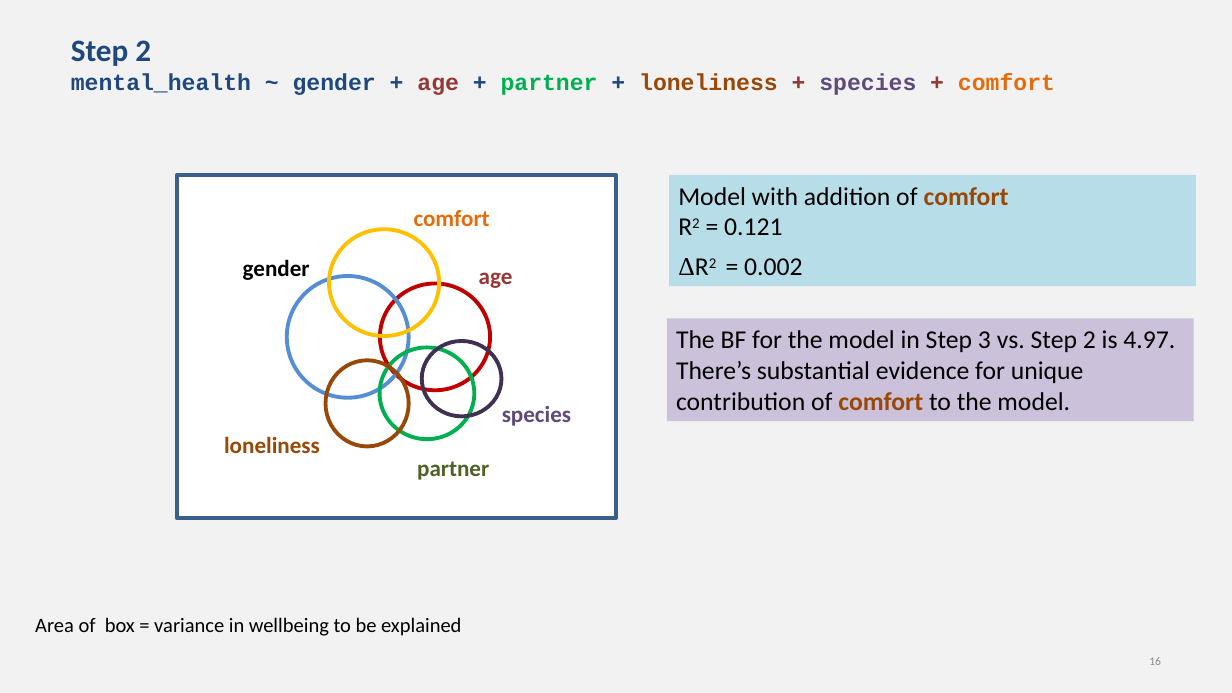
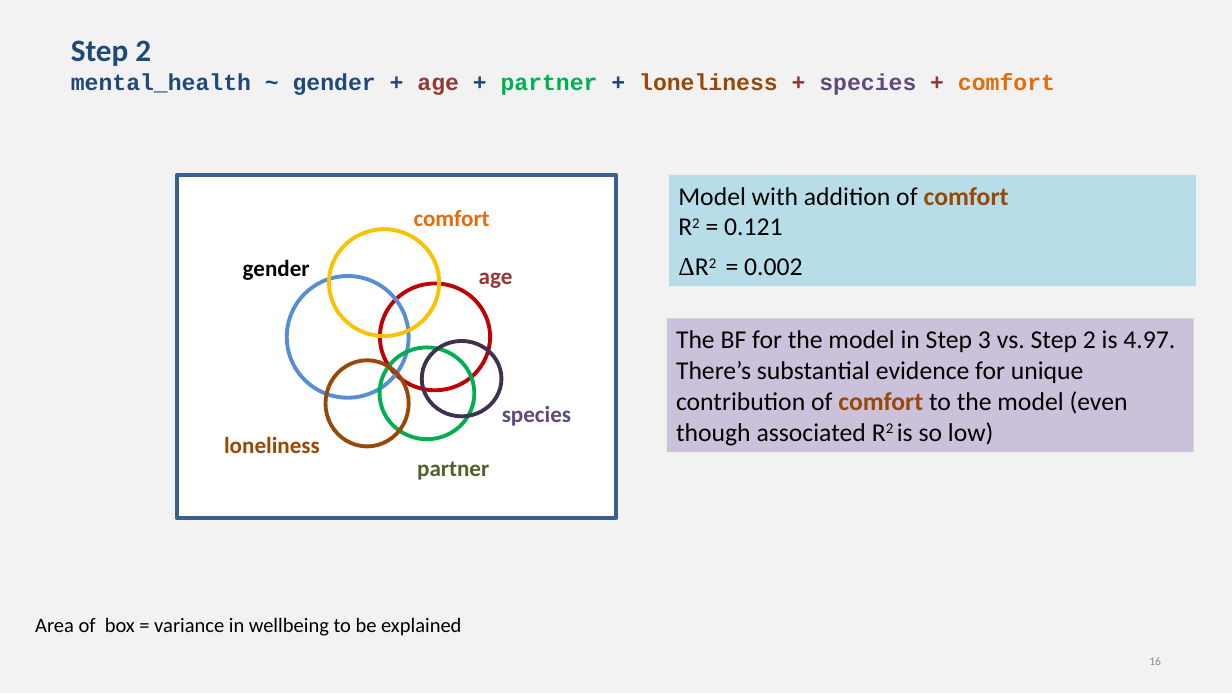
Before and after one commit to chrisjberry/datafluencyCB, a slide deck: slide 16 of docs/slides/PSYC753_L5_MultipleRegression3.pptx. Drawn at 1232x693 pixels with LibreOffice and Linux fonts; fonts in the diff are those of the drawing. Boxes give left, top, right and bottom in pixels: in the first picture for what was removed or moved away, otherwise in the second. Text is boxed around its words. In the diff, an @@ line names an element or a change of style, - is before the commit and + after.

```diff
--- a/docs/slides/PSYC753_L5_MultipleRegression3.pptx
+++ b/docs/slides/PSYC753_L5_MultipleRegression3.pptx
@@ rectangle "The BF for the model ...": place and size @@
-rectangle "The BF for the model ..." at (667, 319, 1194, 421)
+rectangle "The BF for the model ..." at (667, 319, 1194, 453)
@@ text in rectangle at (676, 361, 1128, 446): text changed @@
-There’s substantial evidence for unique contribution of comfort to the model.
+There’s substantial evidence for unique contribution of comfort to the model (even though associated R2 is so low)
```
Also in this commit, not shown: 3 other slides changed.
